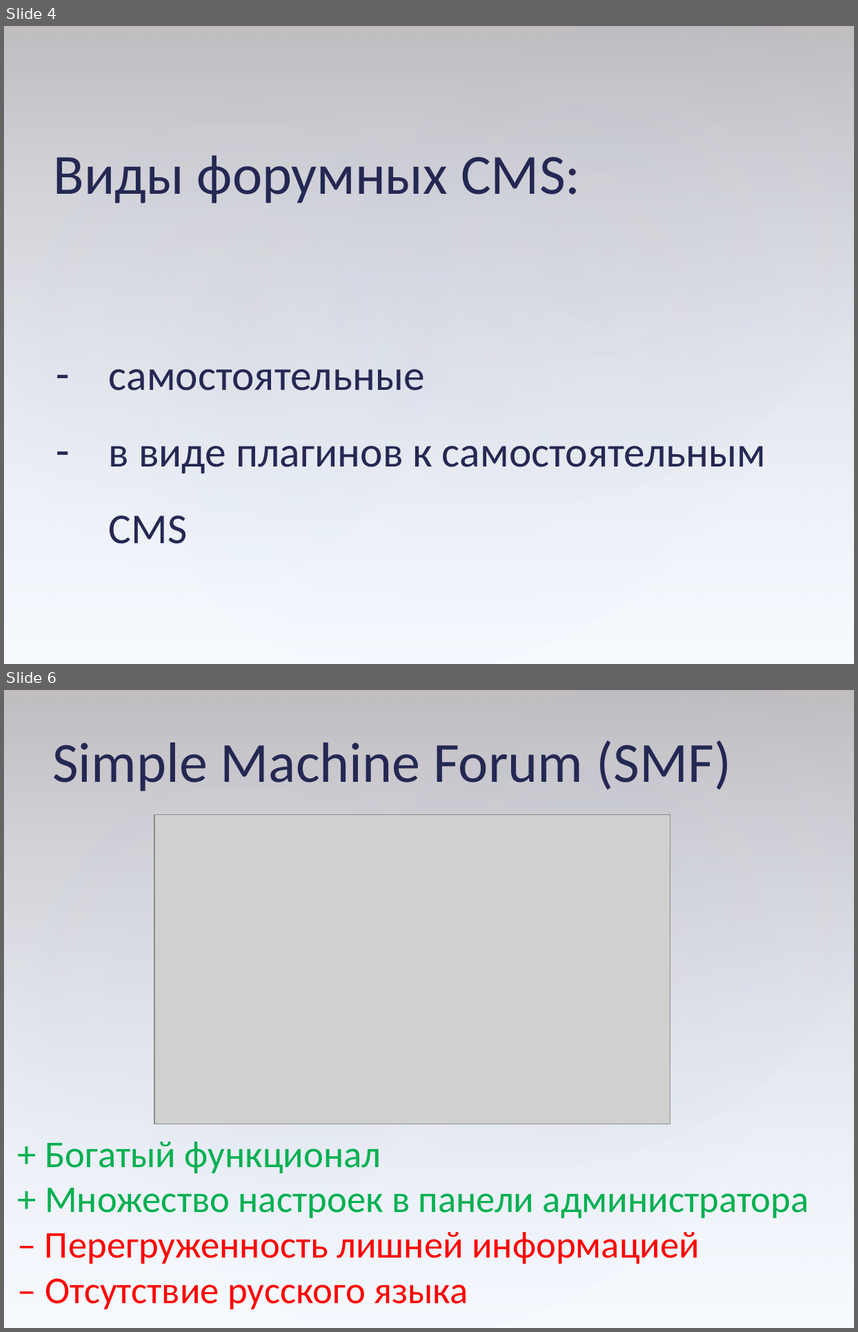
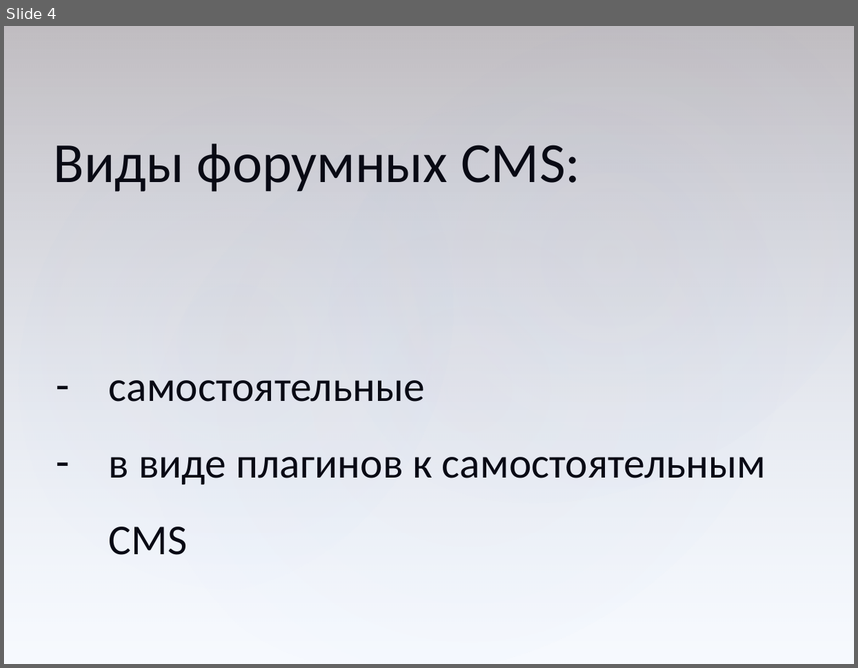
Before and after one commit to serpikovs/in40, a slide deck: !docs/common.pptx. Shown one above the other, each under a label of ours: slides 4 and 6 before the commit, slide 4 after it; the slides between them are not shown. The pictures are 858x1332 and 858x668 pixels, drawn with LibreOffice and Linux fonts; fonts in the diff are those of the drawing; grey boxes stand for pictures. Boxes give left, top, right and bottom in pixels: in the first picture for what was removed or moved away, otherwise in the second. Text is boxed around its words. In the diff, an @@ line names an element or a change of style, - is before the commit and + after.

```diff
--- a/!docs/common.pptx
+++ b/!docs/common.pptx
@@ slide 6 removed at <box>4,690,854,1328</box>, background #FFFFFF; not listed: 4 template elements that a slide beside it also shows @@
@@ text removed at <box>52,740,731,791</box> @@
-Simple Machine Forum (SMF)
@@ picture removed at <box>154,815,671,1123</box> @@
@@ text removed at <box>45,1141,809,1309</box> @@
-+ Богатый функционал
-+ Множество настроек в панели администратора
-– Перегруженность лишней информацией
-– Отсутствие русского языка
@@ slide 4 changed as well @@
@@ text "Виды форумных CMS:": place and size @@
-text "Виды форумных CMS:" at <box>54,155,581,203</box>
+text "Виды форумных CMS:" at <box>54,143,581,192</box>
@@ text "Виды форумных CMS:" at <box>54,143,581,192</box>: text colour #242852 to #090A14 @@
@@ text "самостоятельные" at <box>109,380,766,555</box>: text colour #242852 to #090A14 @@
@@ text "самостоятельные": place and size @@
-text "самостоятельные" at <box>109,369,766,544</box>
+text "самостоятельные" at <box>109,380,766,555</box>
```
Also in this commit, not shown: 27 other slides changed, 6 other slides removed.
